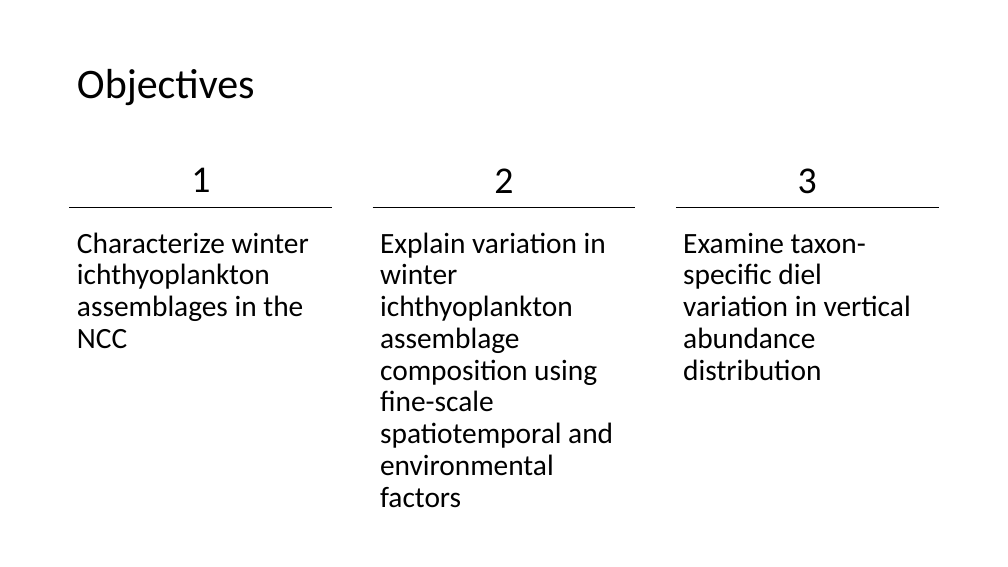
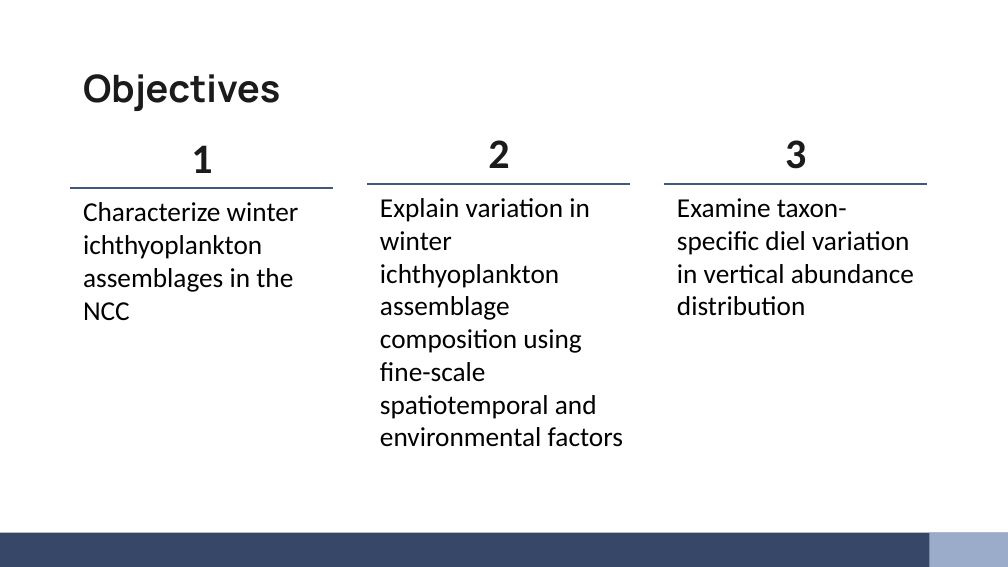
Before and after one commit to LukeABobay/larval-fish-community-analysis, a slide deck: slide 4 of PICES 2026 Presentation.pptx (slide 6 before the commit). Drawn at 1008x567 pixels with LibreOffice and Linux fonts; fonts in the diff are those of the drawing. Boxes give left, top, right and bottom in pixels: in the first picture for what was removed or moved away, otherwise in the second. Text is boxed around its words. In the diff, an @@ line names an element or a change of style, - is before the commit and + after.

Commit message:
Revise slides based on Su and Luke's feedback. Add background/template and images. Populate acknowledgements slide with text and logos

```diff
--- a/PICES 2026 Presentation.pptx
+++ b/PICES 2026 Presentation.pptx
@@ title "Objectives" at box(83, 74, 280, 111): size 40 to 36 pt, font Calibri to Manrope, text colour #000000 to #1B1B1B, bold on; line spacing 0.9 to 1; vertical alignment middle to top @@
@@ size 36 to 40 pt, text colour #000000 to #1B1B1B, bold on in 3 elements at box(488, 140, 509, 168), box(785, 140, 806, 169), box(191, 145, 212, 173) @@
@@ text "1": place and size @@
-text "1" at box(191, 167, 210, 192)
+text "1" at box(191, 145, 212, 173)
@@ text "2": place and size @@
-text "2" at box(494, 168, 513, 193)
+text "2" at box(488, 140, 509, 168)
@@ text "3": place and size @@
-text "3" at box(798, 168, 817, 194)
+text "3" at box(785, 140, 806, 169)
@@ line moved from (70, 207) - (333, 207) to (70, 188) - (333, 188) @@
@@ line (70, 188) - (333, 188): stroke #000000 1 pt to #43567F 2 pt @@
@@ text "Characterize winter ichthyoplankton assemblages in ...": place and size @@
-text "Characterize winter ichthyoplankton assemblages in ..." at box(77, 232, 309, 349)
+text "Characterize winter ichthyoplankton assemblages in ..." at box(83, 202, 299, 321)
@@ line moved from (373, 207) - (636, 207) to (368, 184) - (631, 184) @@
@@ line (368, 184) - (631, 184): stroke #000000 1 pt to #43567F 2 pt @@
@@ size 28 to 26 pt; line spacing 0.9 to 1; less space between paragraphs in 3 elements at box(677, 198, 914, 316), box(83, 202, 299, 321), box(380, 198, 623, 447) @@
@@ text "Explain variation in winter ichthyoplankton ...": place and size @@
-text "Explain variation in winter ichthyoplankton ..." at box(380, 232, 613, 508)
+text "Explain variation in winter ichthyoplankton ..." at box(380, 198, 623, 447)
@@ line moved from (676, 207) - (939, 207) to (665, 184) - (928, 184) @@
@@ line (665, 184) - (928, 184): stroke #000000 1 pt to #43567F 2 pt @@
@@ text "Examine taxon-specific diel variation in ...": place and size @@
-text "Examine taxon-specific diel variation in ..." at box(683, 232, 911, 381)
+text "Examine taxon-specific diel variation in ..." at box(677, 198, 914, 316)
@@ rectangle added at box(0, 532, 1008, 567), fill #374768 @@
@@ rectangle added at box(929, 532, 1008, 567), fill #9BACCA @@
```
Also in this commit, not shown: 15 other slides changed, 3 slides added, 10 slides removed.
